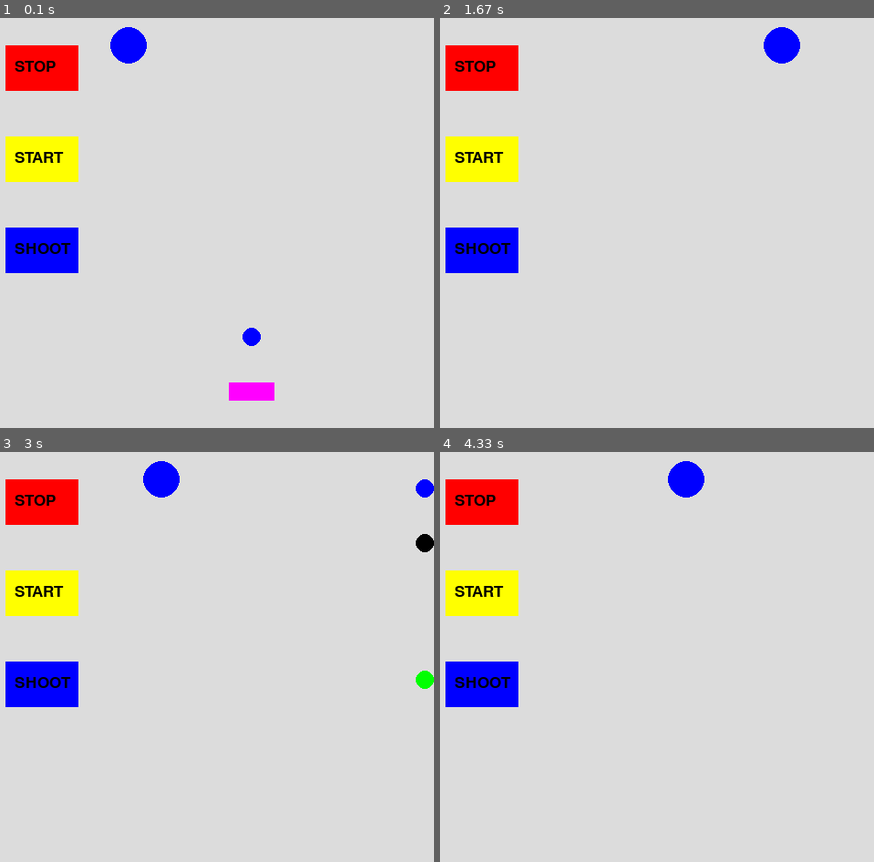
Above: before the commit, frames 1-4 (two rows, left to right).
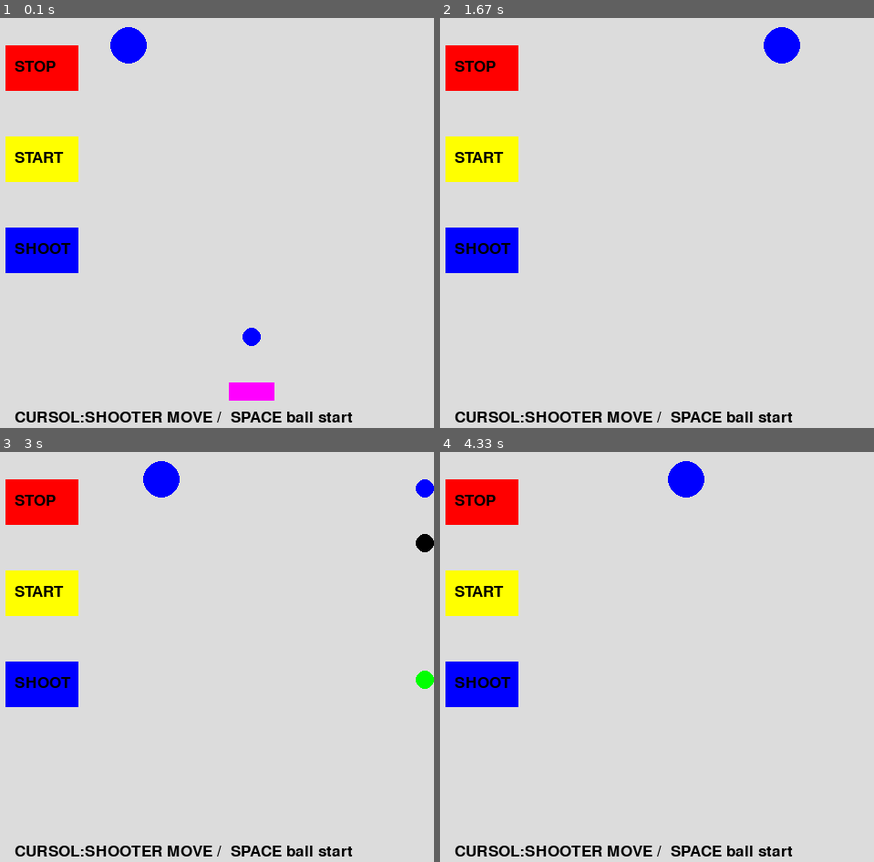
Above: after the commit, the same moments.

Repository: snc29654/pygame
Game: pygame game, started from shooting.py
Same seed, same stepped clock (60 frames per second), same inputs: the game is played once before the commit and once after it.
Inputs:
- Up to frame 1 (0.1 s): no input
- Up to frame 2 (1.67 s): hold Right 0.33-0.8 s; hold Right 0.83-1.3 s; tap Space at 0.9, 1.2, 1.4 s; hold Left from 1.33 s (still down)
- Up to frame 3 (3 s): tap Space at 1.7, 1.97, 2.27, 2.4, 2.7 s; release Left at 1.87 s; hold Left 1.9-2.3 s; hold Right 2.33-2.97 s
- Up to frame 4 (4.33 s): hold Left 3-3.47 s; tap Space at 3.07, 3.37, 3.57, 3.87 s; hold Right 3.5-3.97 s

The runs differ from the first frame. In frame 1, 1.1% of the frame differs, in the area x 3-82%, y 96-99%; in frame 2, 1.1%; in frame 3, 1.1%; in frame 4, 1.1%.

Commit message:
comment  追加

Diff:
--- a/shooting.py
+++ b/shooting.py
@@ -13,6 +13,7 @@
     text1 = font.render("STOP", True, (0,0,0))
     text2 = font.render("START", True, (0,0,0))
     text3 = font.render("SHOOT", True, (0,0,0))
+    text4 = font.render("CURSOL:SHOOTER MOVE /  SPACE ball start   ", True, (0,0,0))
     texthit = font.render("HIT!", True, (0,0,0))
     x=150
     y = 30
@@ -126,6 +127,7 @@
         main_surface.blit(text1, (40, 45))
         main_surface.blit(text2, (40,145))
         main_surface.blit(text3, (40,245))
+        main_surface.blit(text4, (40,430))
         if(hit==1):
             main_surface.blit(texthit, (200,45))
             stop=1
